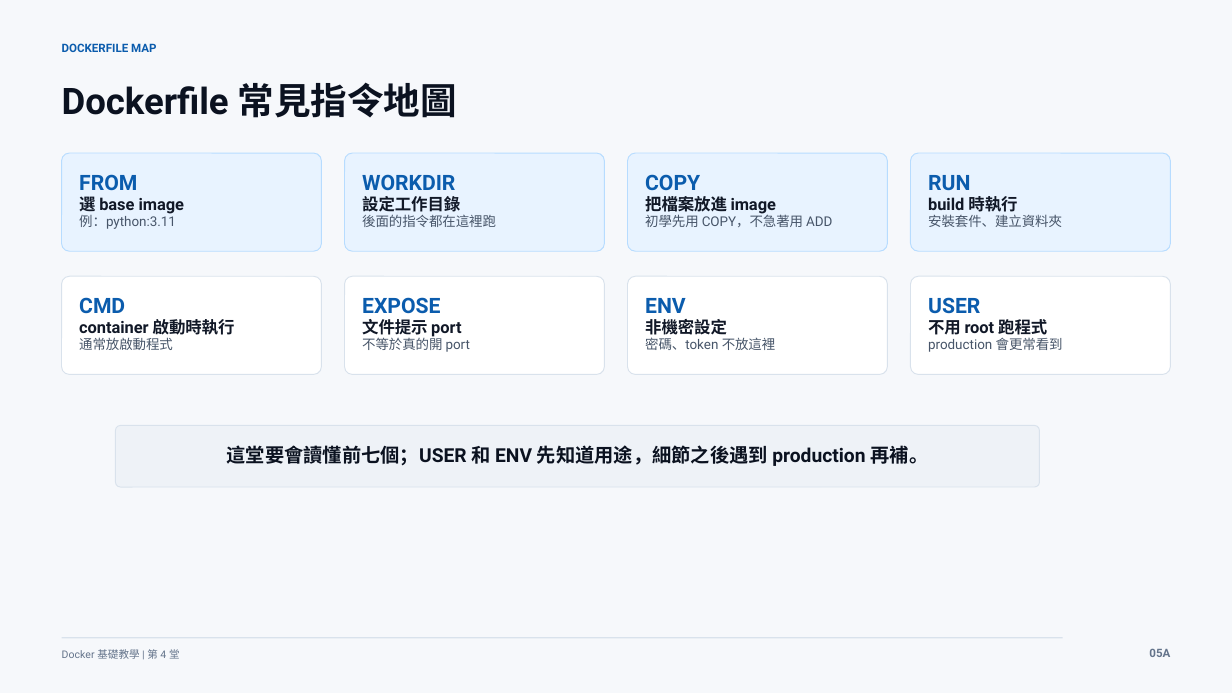
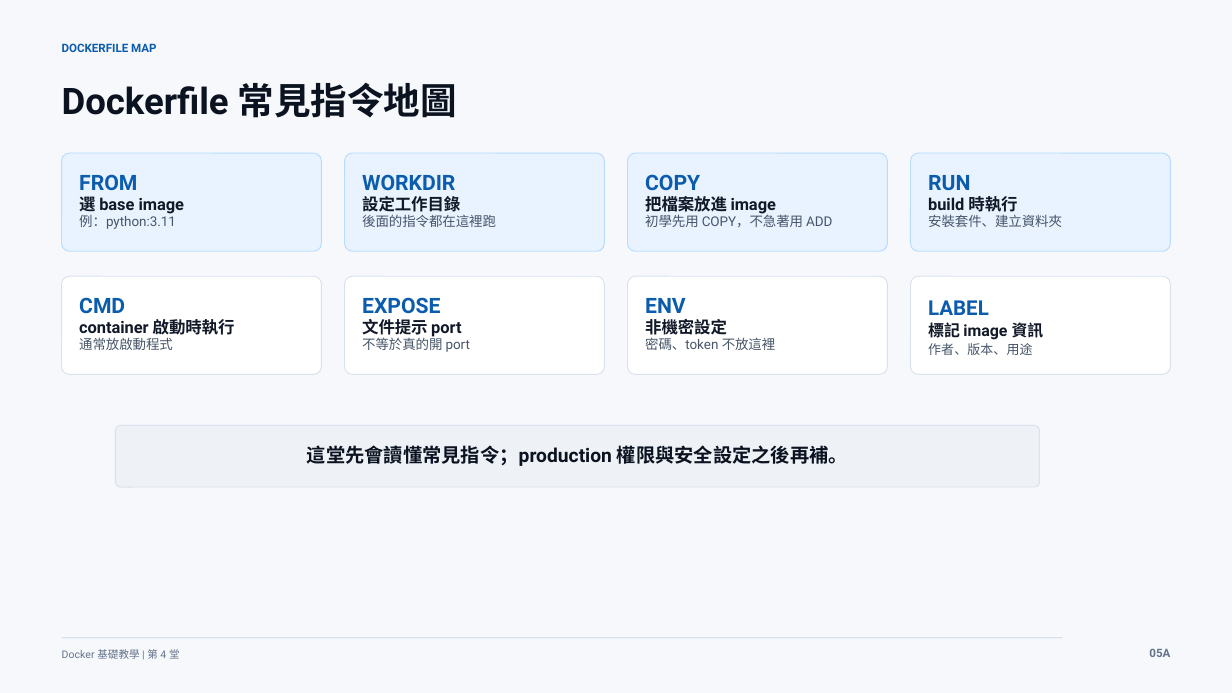
Before and after one commit to lalalalaluk/docker-practice, a slide deck: slide 6 of slides/docker-session4-custom-image-dockerhub.pptx (slide 7 before the commit). Drawn at 1232x693 pixels with LibreOffice and Linux fonts; fonts in the diff are those of the drawing. Boxes give left, top, right and bottom in pixels: in the first picture for what was removed or moved away, otherwise in the second. Text is boxed around its words. In the diff, an @@ line names an element or a change of style, - is before the commit and + after.

```diff
--- a/slides/docker-session4-custom-image-dockerhub.pptx
+++ b/slides/docker-session4-custom-image-dockerhub.pptx
@@ text in rounded rectangle at (928, 300, 1032, 355): text changed; size 10.5 to 12.3 pt; text colour #475569 to #111827; bold on @@
-USER
-不用 root 跑程式
-production 會更常看到
+LABEL
+標記 image 資訊
+作者、版本、用途
@@ text in rounded rectangle at (307, 445, 848, 466): text changed @@
-這堂要會讀懂前七個；USER 和 ENV 先知道用途，細節之後遇到 production 再補。
+這堂先會讀懂常見指令；production 權限與安全設定之後再補。
```
Also in this commit, not shown: 14 other slides changed, 3 slides added, 31 slides removed, 2 other files.
